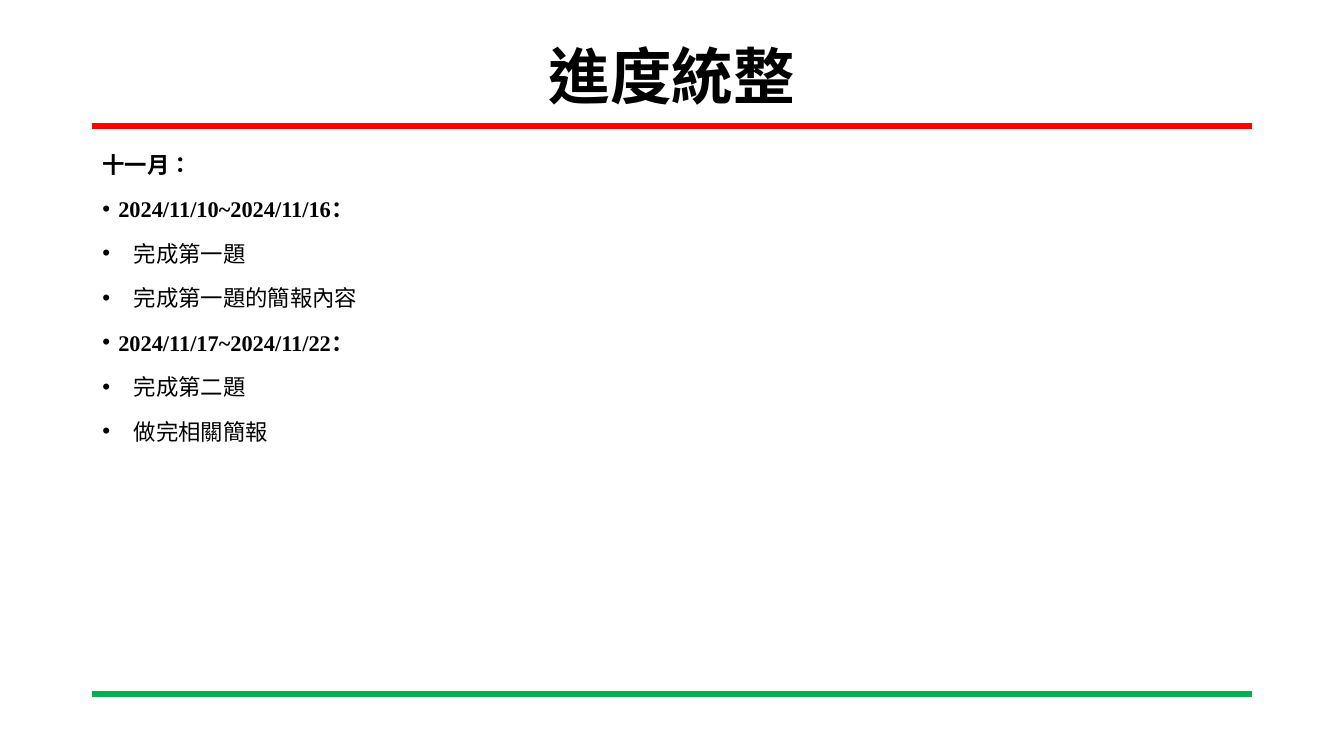
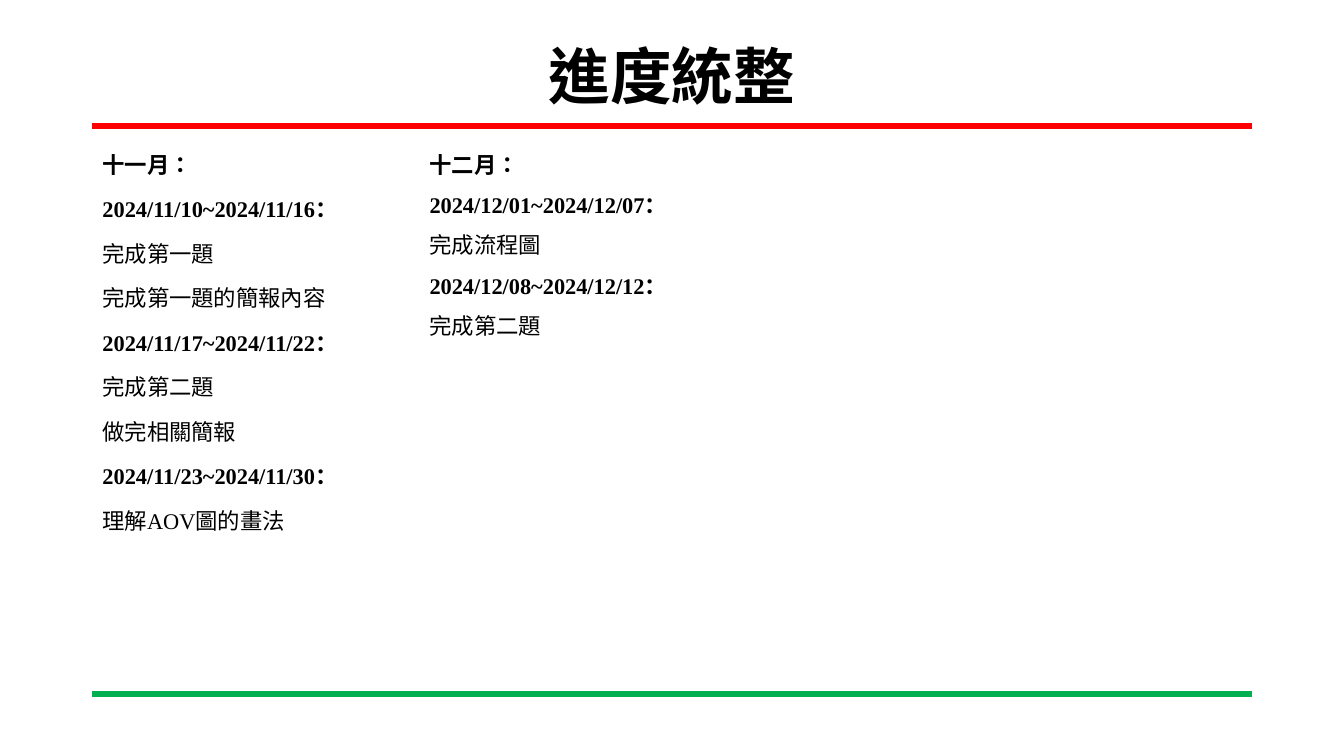
Before and after one commit to wsy0331/SOC-Lab, a slide deck: slide 4 of 專案進度報告_吳紹郁_20241213.pptx. Drawn at 1344x756 pixels with LibreOffice and Linux fonts; fonts in the diff are those of the drawing; background and template pictures are left out. Boxes give left, top, right and bottom in pixels: in the first picture for what was removed or moved away, otherwise in the second. Text is boxed around its words. In the diff, an @@ line names an element or a change of style, - is before the commit and + after.

Commit message:
第三題簡報
修改簡報內容並完成

```diff
--- a/專案進度報告_吳紹郁_20241213.pptx
+++ b/專案進度報告_吳紹郁_20241213.pptx
@@ text added at (x1=430, y1=154, x2=668, y2=336), 16 pt, text #000000, bold @@
+十二月：
+2024/12/01~2024/12/07：
+完成流程圖
+2024/12/08~2024/12/12：
+完成第二題
@@ text at (x1=102, y1=202, x2=337, y2=442): bullet • to none @@
@@ text at (x1=102, y1=469, x2=337, y2=531): paragraphs added @@
+  2024/11/23~2024/11/30：
+  理解AOV圖的畫法
```
Also in this commit, not shown: 11 other slides changed, 2 slides added, 7 slides removed.
